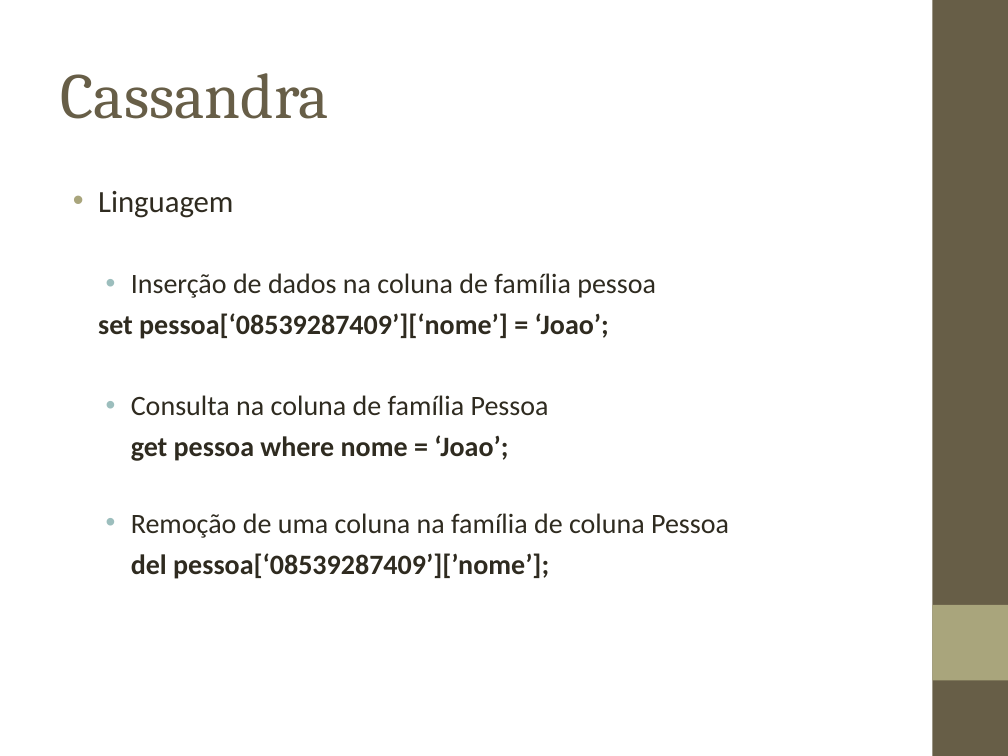
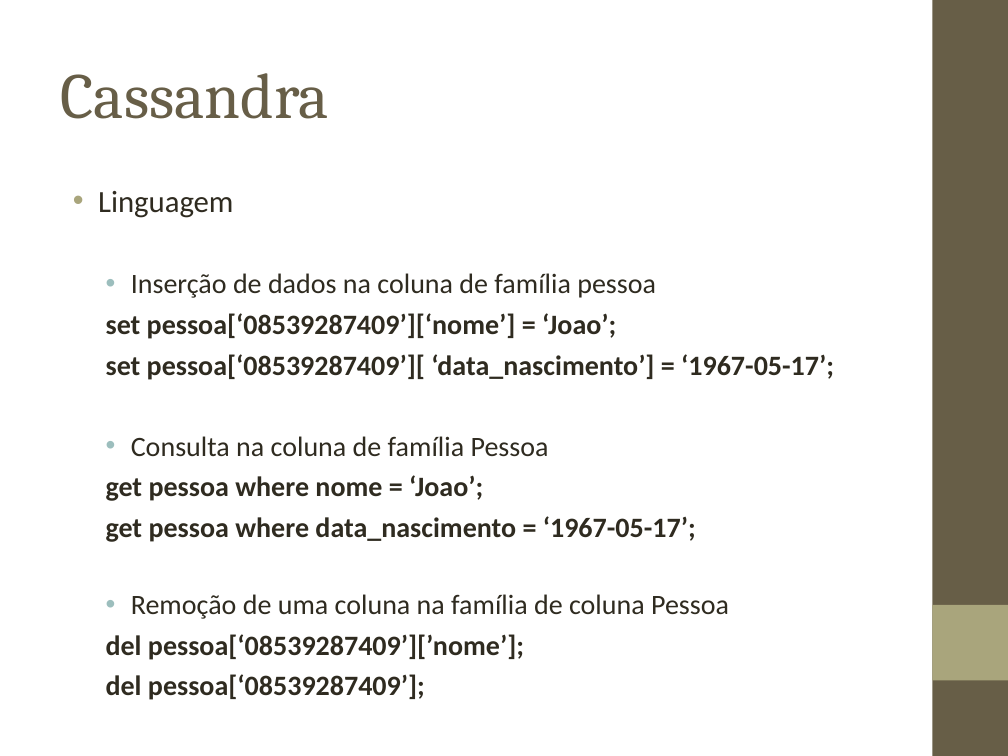
Before and after one commit to biacpaixao/Projeto_Final, a slide deck: slide 16 of apresentacao_projeto_final.ppt (slide 15 before the commit). Drawn at 1008x756 pixels with LibreOffice and Linux fonts; fonts in the diff are those of the drawing; background and template pictures are left out. Boxes give left, top, right and bottom in pixels: in the first picture for what was removed or moved away, otherwise in the second. Text is boxed around its words. In the diff, an @@ line names an element or a change of style, - is before the commit and + after.

Commit message:
apresentacao cassandra

```diff
--- a/apresentacao_projeto_final.ppt
+++ b/apresentacao_projeto_final.ppt
@@ text at [106, 313, 616, 339]: list level 1 to 2 in "set pessoa[‘08539287409’][‘nome’] = ‘Joao’;" @@
@@ text at [106, 354, 834, 380]: paragraph added @@
+  set pessoa[‘08539287409’][ ‘data_nascimento’] = ‘1967-05-17’;
@@ text at [106, 516, 696, 542]: paragraph added @@
+  get pessoa where data_nascimento = ‘1967-05-17’;
@@ text at [106, 674, 425, 700]: paragraph added @@
+  del pessoa[‘08539287409’];
```
Also in this commit, not shown: 2 other slides changed, 2 slides added.
